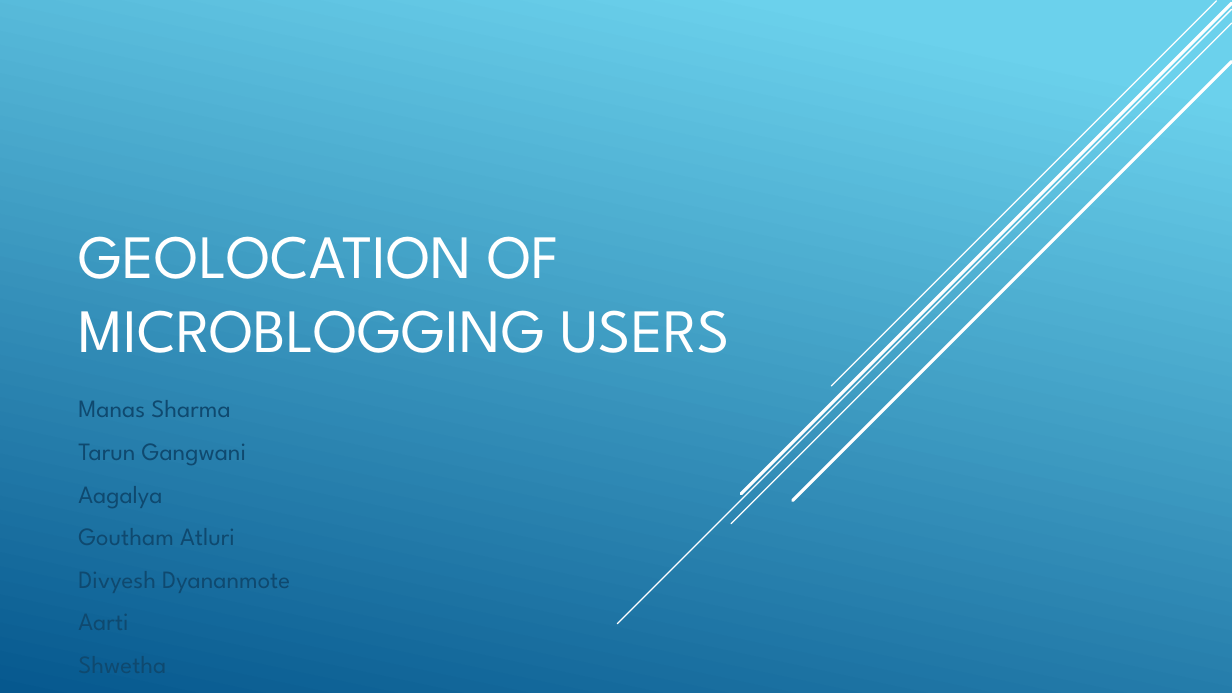
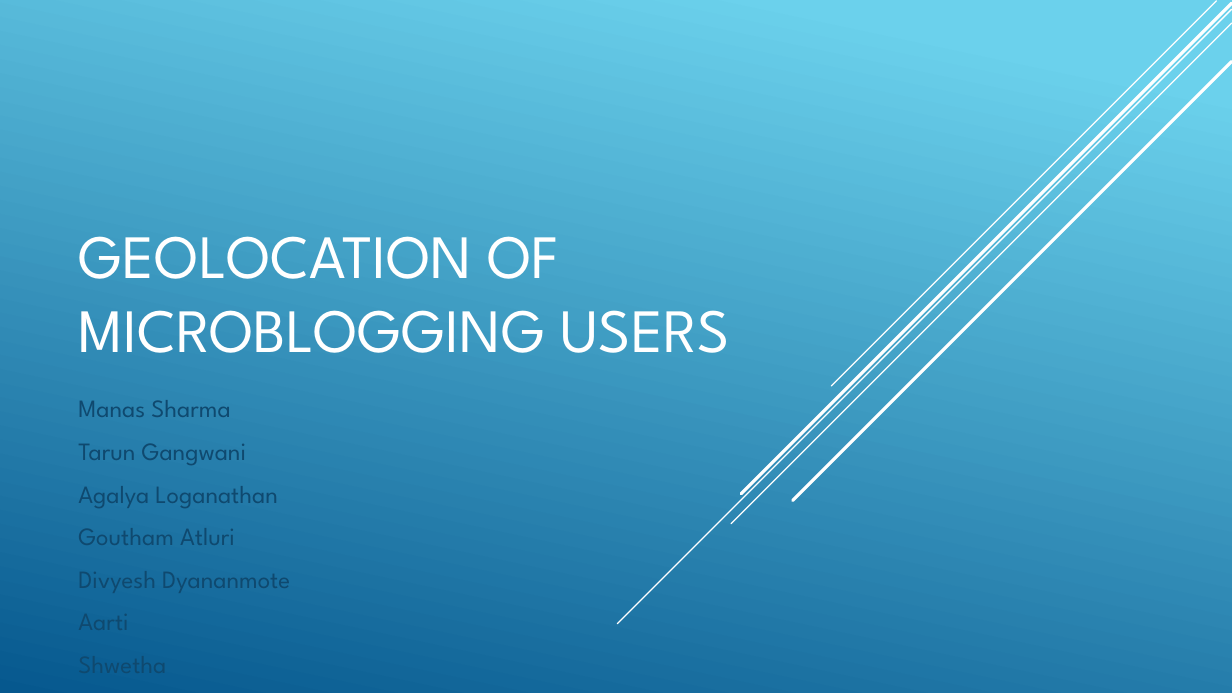
Before and after one commit to manassharma/Geolocation-Of-Microbloggers, a slide deck: slide 1 of Group3Presentation.pptx. Drawn at 1232x693 pixels with LibreOffice and Linux fonts; fonts in the diff are those of the drawing. Boxes give left, top, right and bottom in pixels: in the first picture for what was removed or moved away, otherwise in the second. Text is boxed around its words. In the diff, an @@ line names an element or a change of style, - is before the commit and + after.

Commit message:
#4 - [Agalya] - Added slides about social networks and ranking

```diff
--- a/Group3Presentation.pptx
+++ b/Group3Presentation.pptx
@@ subtitle at (78, 486, 277, 508): text changed @@
-Aagalya
+Agalya Loganathan
```
Also in this commit, not shown: 1 other slide changed, 1 slide added, 1 other file.
